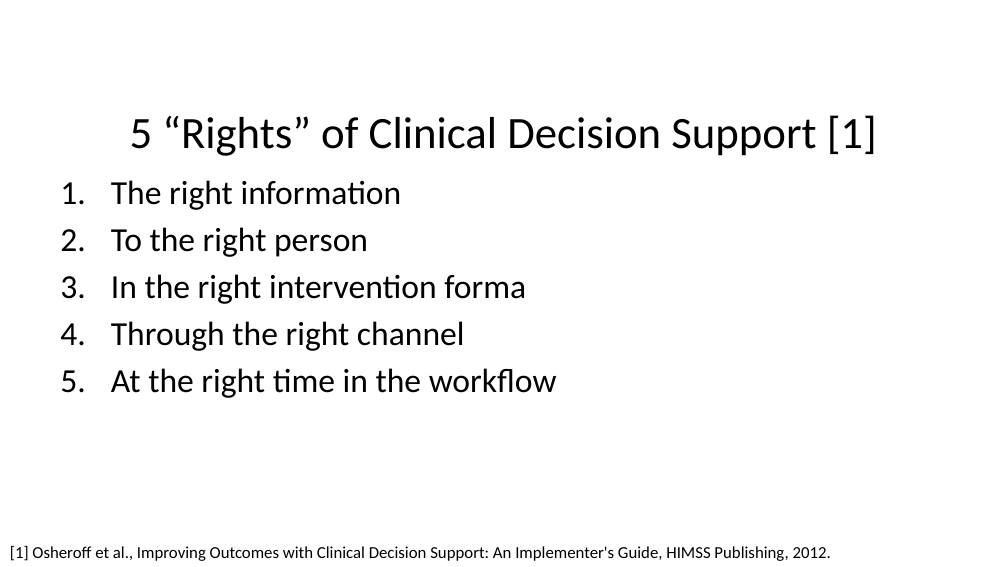
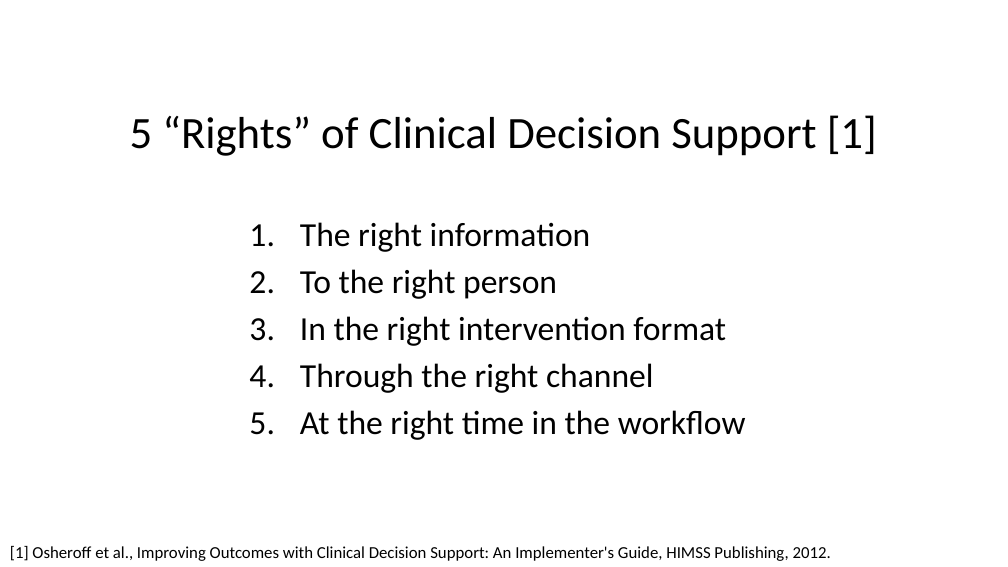
Before and after one commit to ghsmith/hladpb1, a slide deck: slide 11 of Hot_Topic_Analytics_and_Algorithms_Web_Based_Clinical_Decision_Support.pptx. Drawn at 1008x567 pixels with LibreOffice and Linux fonts; fonts in the diff are those of the drawing; background and template pictures are left out. Boxes give left, top, right and bottom in pixels: in the first picture for what was removed or moved away, otherwise in the second. Text is boxed around its words. In the diff, an @@ line names an element or a change of style, - is before the commit and + after.

```diff
--- a/Hot_Topic_Analytics_and_Algorithms_Web_Based_Clinical_Decision_Support.pptx
+++ b/Hot_Topic_Analytics_and_Algorithms_Web_Based_Clinical_Decision_Support.pptx
@@ text "The right information": place and size @@
-text "The right information" at (111,180,557,398)
+text "The right information" at (300,222,746,440)
@@ text at (300,316,726,346): text changed @@
-3. In the right intervention forma
+3. In the right intervention format
```
Also in this commit, not shown: 2 other slides changed, 11 slides added.
